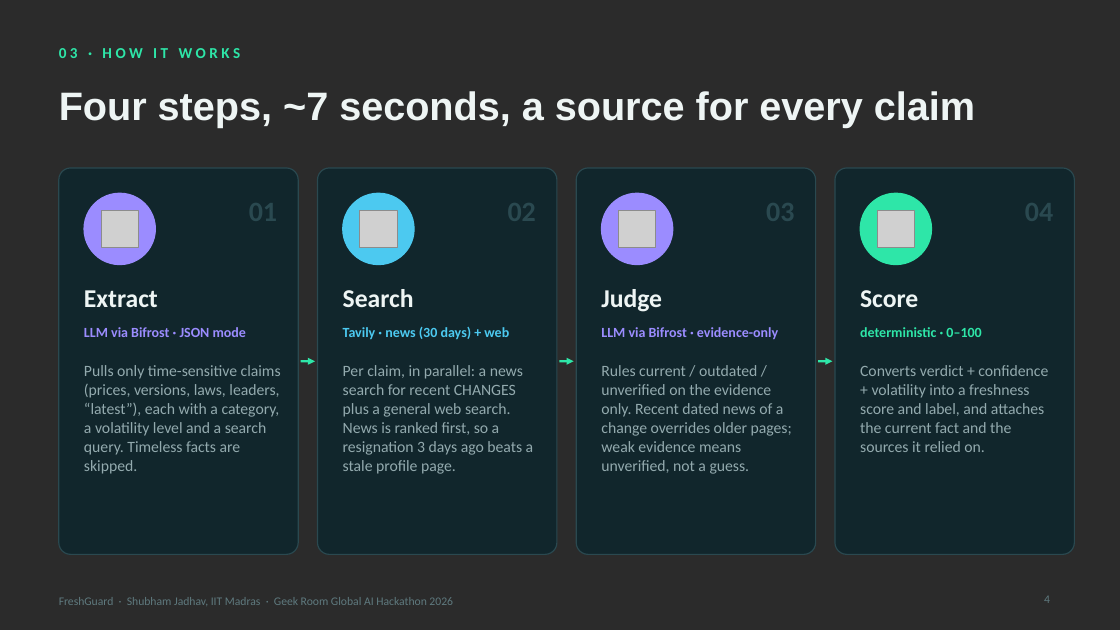
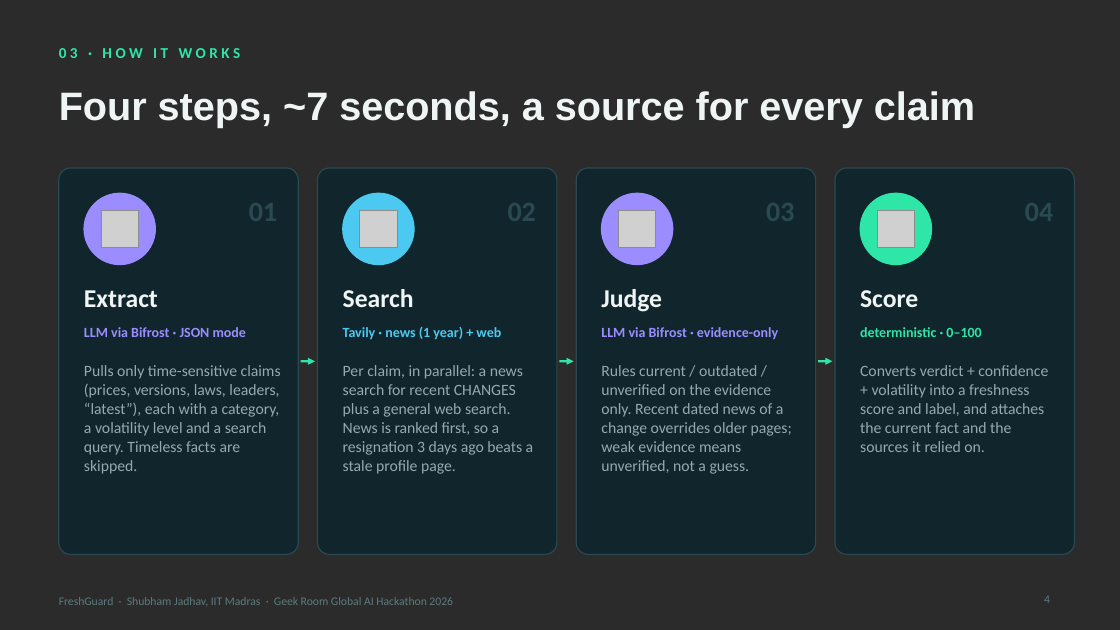
Before and after one commit to shubham-jadhav-FiatLux/freshguard, a slide deck: slide 4 of docs/FreshGuard_Pitch.pptx. Drawn at 1120x630 pixels with LibreOffice and Linux fonts; fonts in the diff are those of the drawing; grey boxes stand for pictures; background and template pictures are left out; a plain dark background stands for a picture behind light text. Boxes give left, top, right and bottom in pixels: in the first picture for what was removed or moved away, otherwise in the second. Text is boxed around its words. In the diff, an @@ line names an element or a change of style, - is before the commit and + after.

```diff
--- a/docs/FreshGuard_Pitch.pptx
+++ b/docs/FreshGuard_Pitch.pptx
@@ text at (343,327,501,339): text changed @@
-Tavily · news (30 days) + web
+Tavily · news (1 year) + web
```
Also in this commit, not shown: 2 other slides changed, 1 slide added, 12 other files.
